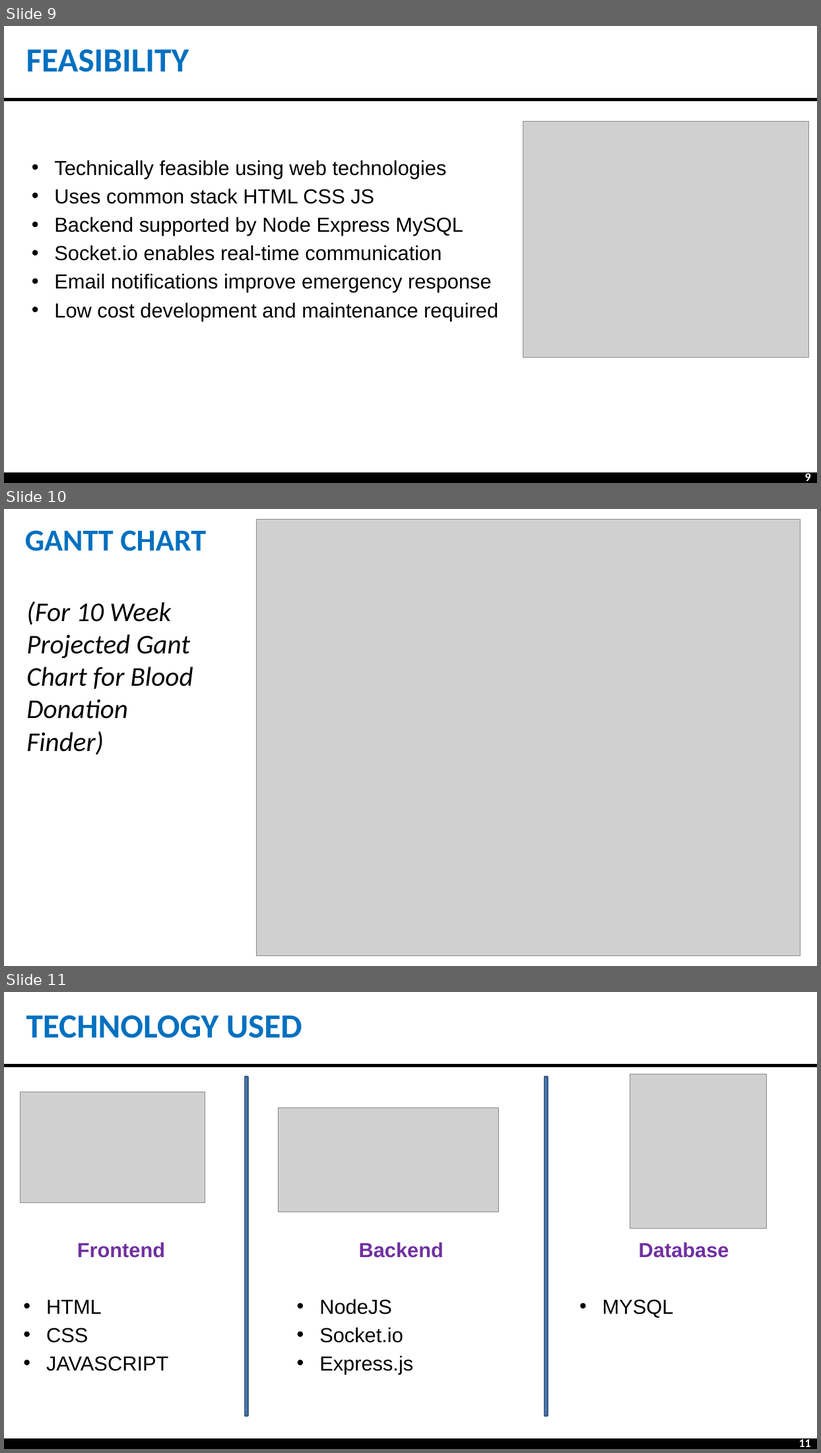
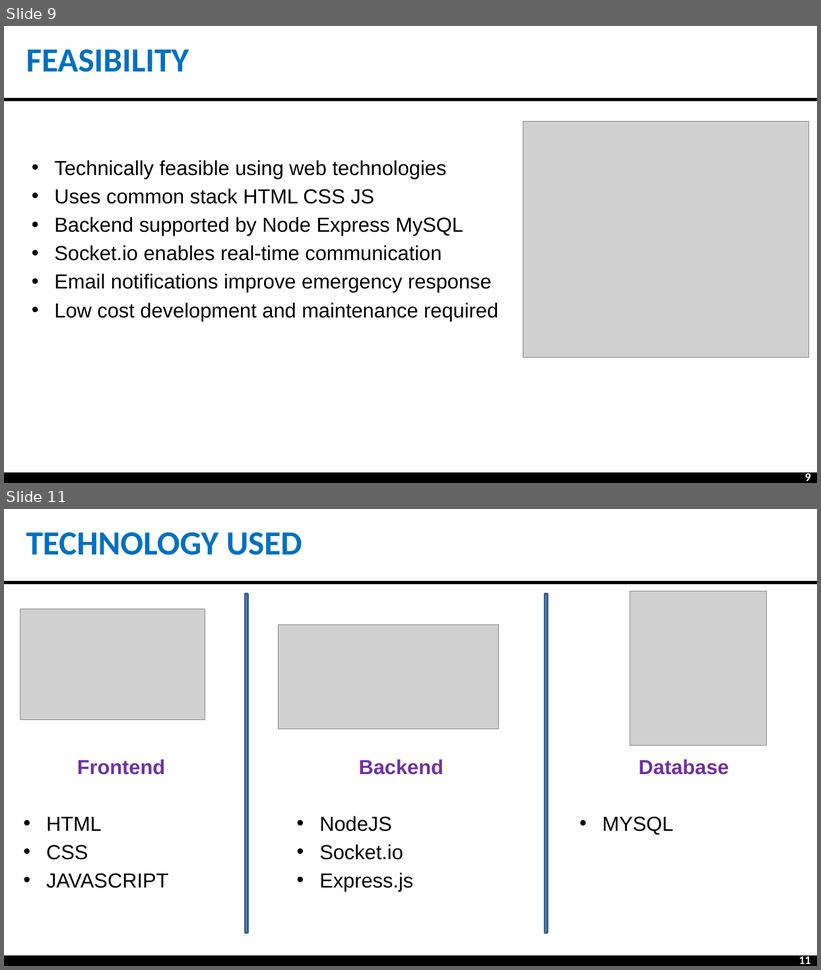
Before and after one commit to Ace-Institute-of-Management-BCSIT/Group-07, a slide deck: Project-II_Presentation.pptx. Shown one above the other, each under a label of ours: slides 9, 10 and 11 before the commit, slides 9 and 11 after it; the slides between them are not shown. The pictures are 821x1453 and 821x970 pixels, drawn with LibreOffice and Linux fonts; fonts in the diff are those of the drawing; grey boxes stand for pictures; background and template pictures are left out. Boxes give left, top, right and bottom in pixels: in the first picture for what was removed or moved away, otherwise in the second. Text is boxed around its words. In the diff, an @@ line names an element or a change of style, - is before the commit and + after.

Commit message:
finalized version of project proposal presentation

```diff
--- a/Project-II_Presentation.pptx
+++ b/Project-II_Presentation.pptx
@@ slide 10 removed at [4,509,817,966], background #FFFFFF; not listed: 1 template element that a slide beside it also shows @@
@@ picture removed at [257,519,801,956] @@
@@ title removed at [25,530,206,551] @@
-GANTT CHART
@@ text removed at [26,601,193,755] @@
-(For 10 Week Projected Gant Chart for Blood Donation Finder)
```
Also in this commit, not shown: 2 slides changed, 1 slide added.
